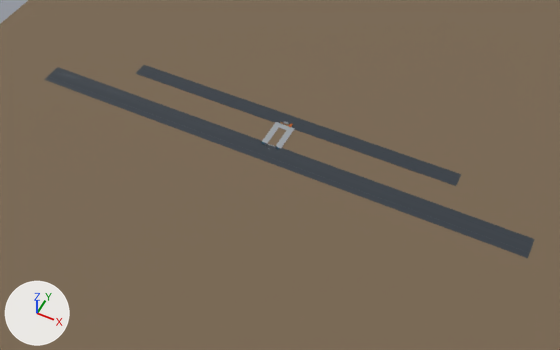
An edit to the glTF model frontend/public/world/assets/login-site-street.glb, drawn before and after from the same camera.
Before and after are seen from a 50 mm camera at (301.0, -598.0, 676.0) aimed at (25.0, -47.0, -14.0). Arrows for +X, +Y and +Z are at lower left; the lights stay in place. The picture after the commit comes second. Where no turn or scale is listed for an object, it has been applied to the vertices. Vertices at exactly the same position are counted once.

Objects in the first picture: 'street-misc', 'street-street'.
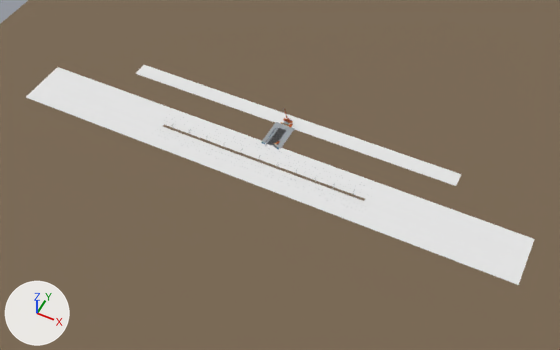
The change, as a list of edits to the scene's bpy script:
```text
Add mat_footpath:
    mat_footpath = principled_material('footpath')
    mat_footpath.base_color = (0.8, 0.8, 0.8)  # white #e7e7e7
    mat_footpath.roughness = 1.0
Add mat_roadline:
    mat_roadline = principled_material('roadline')
    mat_roadline.base_color = (0.8, 0.8, 0.8)  # white #e7e7e7
    mat_roadline.metallic = 0.25
    mat_roadline.roughness = 1.0
Add mat_median_top:
    mat_median_top = principled_material('median_top')
    mat_median_top.base_color = (0.8, 0.8, 0.8)  # white #e7e7e7
    mat_median_top.roughness = 1.0
Add mat_haul:
    mat_haul = principled_material('haul')
    mat_haul.base_color = (0.8, 0.8, 0.8)  # white #e7e7e7
    mat_haul.roughness = 1.0
Add mat_kerb:
    mat_kerb = principled_material('kerb')
    mat_kerb.base_color = (0.8, 0.8, 0.8)  # white #e7e7e7
    mat_kerb.roughness = 1.0
Add mat_asphalt:
    mat_asphalt = principled_material('asphalt')
    mat_asphalt.base_color = (0.8, 0.8, 0.8)  # white #e7e7e7
    mat_asphalt.roughness = 1.0
Change me_road:
    used by ob_street_street; location = (0.0, -4.0, -0.1)
    remove me_road.from_pydata(...)  # 100 vertices, 176 faces; spans x -320.0..320.0, y -42.0..42.0, z -1.0..1.0
    remove me_road.materials.append(mat_spandrel)  # greyish blue #3a4149
    add me_road.from_pydata(...)  # 3344 vertices, 3022 faces; spans x -320.0..320.0, y -61.0..61.0, z -5.0..5.0
    me_road part 1: the loose piece of 28 vertices spanning x -220.0..220.0, y 22.0..42.0, z -1.0..0.0 is moved by (0.0, 19.0, -4.0)
    me_road part 2: the loose piece of 8 vertices spanning x -13.0..13.0, y -15.0..23.0, z 0.0 is moved by (0.0, 19.0, -4.0)
    me_road part 3: the loose piece of 32 vertices spanning x -320.0..320.0, y -42.0..-14.0, z -1.0..0.0 is rebuilt with 64 vertices and now spans x -320.0..320.0, y -61.0..5.0, z -5.0..-4.0
    me_road part 4: the loose piece of 8 vertices spanning x -5.0..5.0, y -15.0..16.0, z 0.0..1.0 is deleted
    me_road part 5: 3228 vertices added at x -140.0..139.0, y -45.0..35.0, z -4.0..5.0
    other edits to the shape of me_road do not show in these pictures
    add me_road.materials.append(mat_footpath)  # white #e7e7e7
    add me_road.materials.append(mat_kerb)  # white #e7e7e7
    add me_road.materials.append(mat_asphalt)  # white #e7e7e7
    add me_road.materials.append(mat_median_top)  # white #e7e7e7
    add me_road.materials.append(mat_haul)  # white #e7e7e7
    add me_road.materials.append(mat_roadline)  # white #e7e7e7
Change ob_street_street:
    ob_street_street.location: (0.0, -4.0, -0.1) -> (0.0, -23.0, 4.3)
```

Where the change shows, as pixel boxes [x1, y1, x2, y2] in the pictures (560 x 350 px; the box of a moved part takes in the faces that stretch with it):
'street-street', reshaped, moved (14% taller): before [44, 65, 534, 258]; after [26, 65, 534, 285]
part 1 of me_road, moved or reshaped: [135, 65, 461, 186] in both
part 2 of me_road, moved or reshaped: [262, 122, 295, 148] in both
part 3 of me_road, rebuilt (14% taller): before [44, 67, 534, 258]; after [26, 67, 534, 285]
part 4 of me_road, deleted: before [267, 128, 286, 146]
part 5 of me_road, added: after [159, 117, 372, 211]
